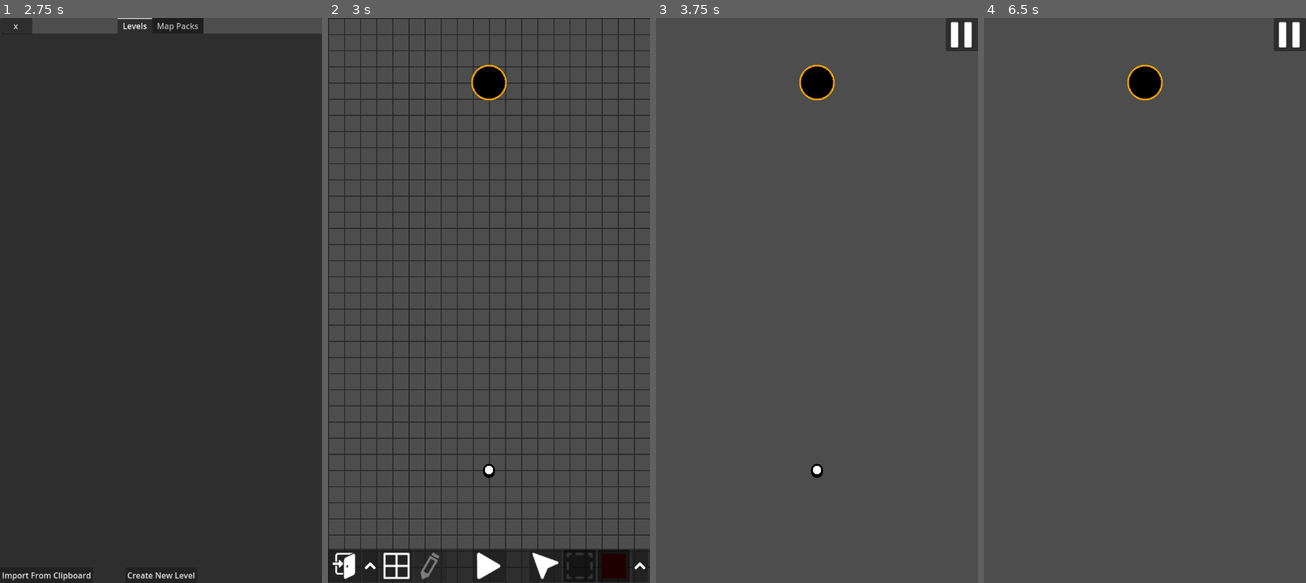
Above: before the commit, frames 1-4 (left to right).
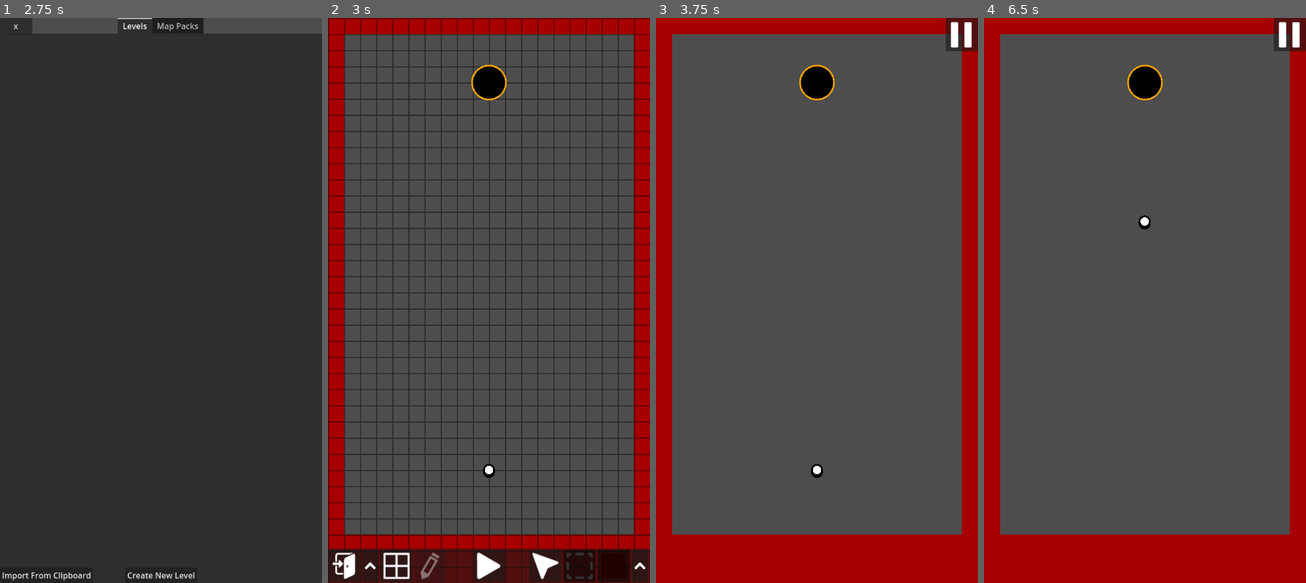
Above: after the commit, the same moments.

Repository: SelfMadeSystem/UniGolf
Game: Godot game, scene res://scenes/MainMenu.tscn
Same seed, same stepped clock (60 frames per second), same inputs: the game is played once before the commit and once after it.
Inputs (mouse positions are in pixels of both pictures, inside the frame that each line leads up to):
- Up to frame 1 (2.75 s): click "Cwicc to pway ^w^" at 0.5 s; click "x" at 1.25 s; click "Cwicc to opwen editow~ OwO" at 2 s
- Up to frame 2 (3 s): click "Create New Level" at 2.75 s
- Up to frame 3 (3.75 s): click (817, 566) at 3.5 s
- Up to frame 4 (6.5 s): click (1289, 34) at 4.25 s; click (1145, 566) at 5 s; tap Enter at 5.75 s; drag from (1145, 470) to (1145, 80) at 5.77 s

Frame 1 is identical in both runs. In frame 2, 16% of the frame differs, in the area x 0-100%, y 0-100%; in frame 3, 20%; in frame 4, 20%.
Error before the commit: Cannot call method 'instantiate' on a null value. (res://scripts/level_saver.gd:29)

Commit message:
dumbass

Diff:
--- a/scripts/game_info.gd
+++ b/scripts/game_info.gd
@@ -85,9 +85,6 @@
 	current_level = to
 
 	var current = get_tree().current_scene
-	print(current)
-	if current == null:
-		return
 
 	LevelSaver.deserialize_level(current_level)
 
--- a/scripts/level_updater.gd
+++ b/scripts/level_updater.gd
@@ -40,7 +40,7 @@
 ## Fixes old ball location
 func update_0_to_1(lvl: Dictionary):
 	for node in lvl.get("nodes", []):
-		var n_name = node.get("n_name", "")
+		var n_name = node.get("name", "")
 		if n_name == "res://prefabs/nodes/ball.tscn":
 			node["name"] = "res://prefabs/nodes/balls/ball.tscn"
 
@@ -53,7 +53,7 @@
 ## Fixes old location for a lot of stuff
 func update_2_to_3(lvl: Dictionary):
 	for node in lvl.get("nodes", []):
-		var n_name = node.get("n_name", "")
+		var n_name = node.get("name", "")
 		match n_name:
 			"res://prefabs/nodes/boost.tscn":
 				node["name"] = "res://prefabs/nodes/terrain/boost.tscn"
